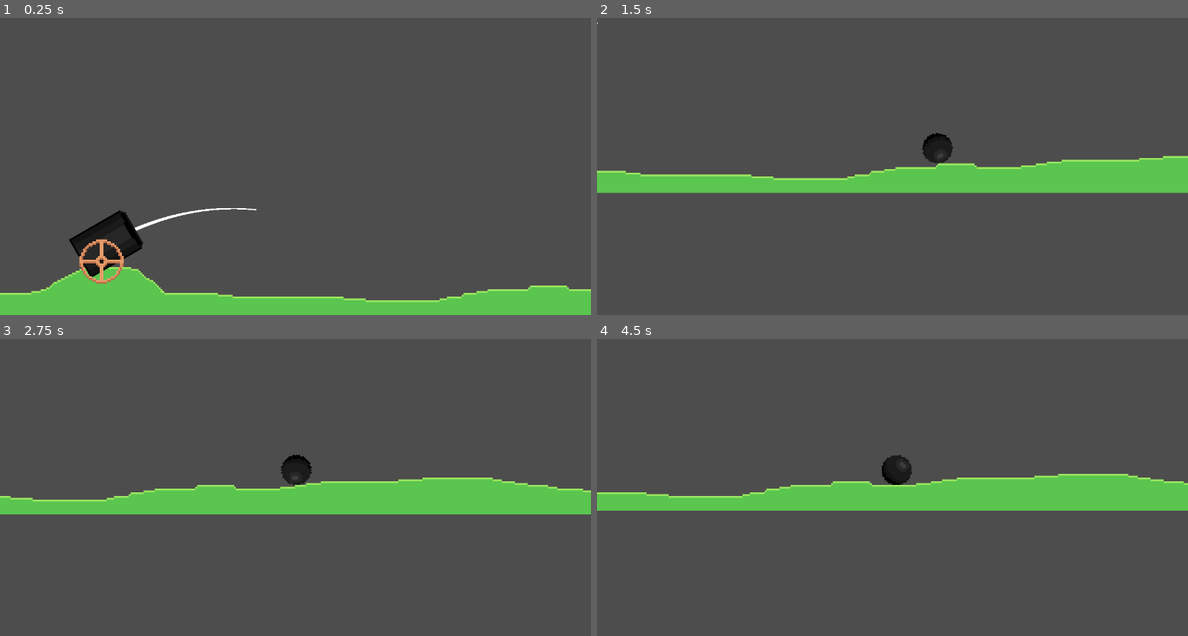
Above: before the commit, frames 1-4 (two rows, left to right).
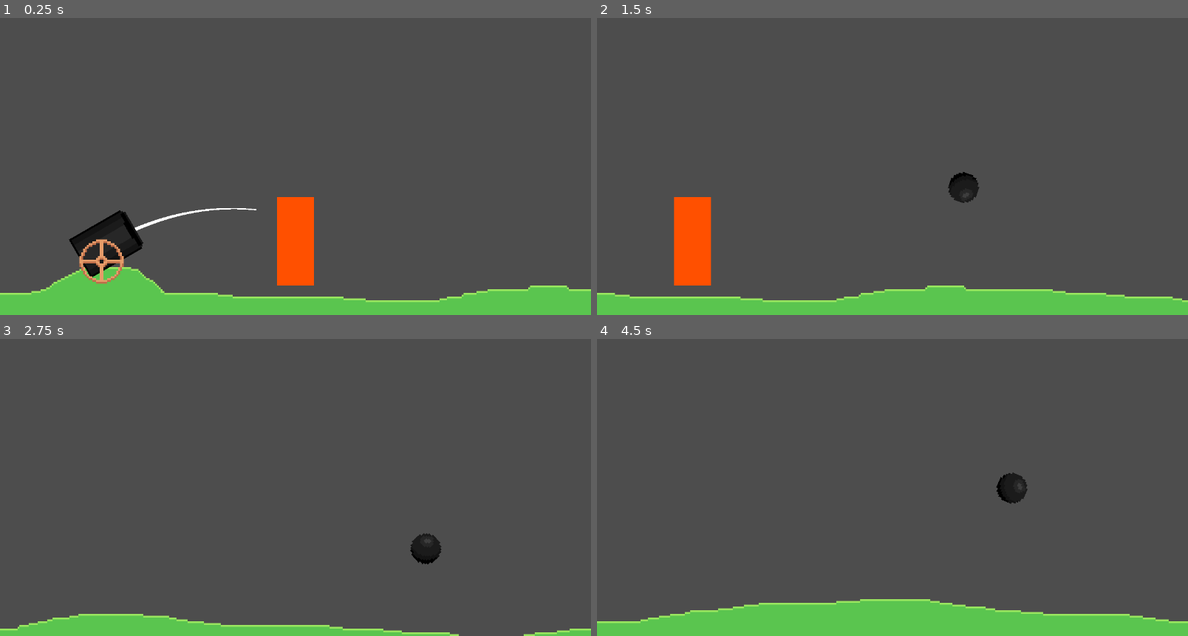
Above: after the commit, the same moments.

Repository: SpicyTime/Newtons-Shot
Game: Godot game, scene res://Main/main.tscn
The game is run twice, just before and just after one commit, with the same random seed, the same clock (stepped at 60 frames per second) and the same inputs.
Inputs:
- Up to frame 1 (0.25 s): no input
- Up to frame 2 (1.5 s): tap Enter at 0.5 s; hold D (rotate_right) 0.53-1.28 s; hold Space (bounce) 0.53-1.28 s; hold A (rotate_left) from 1.28 s (still down); tap Space (bounce) at 1.35 s
- Up to frame 3 (2.75 s): release A (rotate_left) at 2.03 s; hold D (rotate_right) from 2.03 s (still down); hold Space (bounce) from 2.03 s (still down)
- Up to frame 4 (4.5 s): release Space (bounce) at 2.78 s; tap Space (bounce) at 2.85, 4.35 s; release D (rotate_right) at 3.53 s; hold Space (bounce) 3.53-4.28 s; hold A (rotate_left) from 3.53 s (still down)

The runs differ from the first frame. In frame 1, 1.9% of the frame differs, in the area x 46-54%, y 60-91%; in frame 2, 18%; in frame 3, 13%; in frame 4, 18%, in the area x 0-100%, y 38-100%.

Commit message:
Added the system where you can bounce off of objects that have the BounceOffableComponent node

Diff:
--- /dev/null
+++ b/Bounce-Offables/bounce_offable_component.gd
@@ -0,0 +1,24 @@
+class_name BounceOffableComponent
+extends Node
+@export var bounce_force_x: float = 0
+@export var bounce_force_y: float = 0
+
+func _ready() -> void:
+	var parent: Node2D = get_parent()
+	if not parent is Area2D:
+		push_error("BounceOffableComponent does not have Area2D as parent")
+	parent = parent as Area2D
+	parent.body_entered.connect(_on_bounce_offable_area_body_entered)
+	parent.collision_layer = Constants.BOUNCE_OFFABLE_LAYER
+
+func apply_bounce_force(body: RigidBody2D) -> void:
+	body.apply_central_impulse(Vector2(bounce_force_x, bounce_force_y))
+
+
+func _on_bounce_offable_area_body_entered(body: Node2D) -> void:
+	print(body)
+	SignalBus.bounce_offable_entered.emit(get_parent())
+
+
+func _on_bounce_offable_area_body_exited(body: Node2D) -> void:
+	SignalBus.bounce_offable_exited.emit(get_parent())
--- /dev/null
+++ b/Bounce-Offables/bounce_offable_component.tscn
@@ -0,0 +1,6 @@
+[gd_scene load_steps=2 format=3 uid="uid://dmoy36umbajbg"]
+
+[ext_resource type="Script" uid="uid://bc0t7kbcs7owo" path="res://Bounce-Offables/bounce_offable_component.gd" id="1_mm85s"]
+
+[node name="BounceOffableComponent" type="Node"]
+script = ExtResource("1_mm85s")
--- /dev/null
+++ b/Bounce-Offables/tree.tscn
@@ -0,0 +1,21 @@
+[gd_scene load_steps=4 format=3 uid="uid://dcqqf4ghb2c21"]
+
+[ext_resource type="Script" uid="uid://bc0t7kbcs7owo" path="res://Bounce-Offables/bounce_offable_component.gd" id="1_ijw3e"]
+[ext_resource type="Texture2D" uid="uid://csu6m44fyvst3" path="res://Terrain System/Textures/Tree.png" id="1_y5fkr"]
+
+[sub_resource type="CapsuleShape2D" id="CapsuleShape2D_y5fkr"]
+height = 48.0
+
+[node name="Tree" type="Area2D"]
+
+[node name="Sprite2D" type="Sprite2D" parent="."]
+texture = ExtResource("1_y5fkr")
+
+[node name="CollisionShape2D" type="CollisionShape2D" parent="."]
+shape = SubResource("CapsuleShape2D_y5fkr")
+
+[node name="BounceOffableComponent" type="Node" parent="."]
+script = ExtResource("1_ijw3e")
+bounce_force_x = 150.0
+bounce_force_y = -475.0
+metadata/_custom_type_script = "uid://bc0t7kbcs7owo"
--- /dev/null
+++ b/Game/Autoloads/constants.gd
@@ -0,0 +1,6 @@
+extends Node
+
+const GROUND_LINE: int = 75
+const CANNON_X: int = -102
+const SPACE_LINE: int = 0
+const BOUNCE_OFFABLE_LAYER: int = 4
--- a/Game/Autoloads/signal_bus.gd
+++ b/Game/Autoloads/signal_bus.gd
@@ -3,3 +3,6 @@
 signal game_reset
 # Cannon
 signal cannon_fired(rotation: float, force: float)
+# Bounce-offables
+signal bounce_offable_entered
+signal bounce_offable_exited
--- a/Game/game.tscn
+++ b/Game/game.tscn
@@ -1,26 +1,29 @@
-[gd_scene load_steps=14 format=3 uid="uid://ccq6vwwjgxhu1"]
+[gd_scene load_steps=16 format=3 uid="uid://ccq6vwwjgxhu1"]
 
 [ext_resource type="Texture2D" uid="uid://b5imera2n8p7t" path="res://Game/Cannon/Cannon.png" id="1_1r4le"]
 [ext_resource type="Script" uid="uid://cqmb26ea2xdvj" path="res://Game/Cannon/cannon.gd" id="1_7raqb"]
 [ext_resource type="Script" uid="uid://clqkvk6q6fppx" path="res://Game/game.gd" id="1_buohc"]
 [ext_resource type="PackedScene" uid="uid://dbgk0ks74rlnx" path="res://Game/subpixel_camera.tscn" id="1_qmv3x"]
 [ext_resource type="Texture2D" uid="uid://ba1nur4ixrkb" path="res://Game/Cannon/Cannon-Wheel.png" id="2_7raqb"]
-[ext_resource type="PackedScene" uid="uid://die5xfxk6qwbs" path="res://Terrain System/Terrain Pieces/t_1.tscn" id="4_7gi1t"]
+[ext_resource type="PackedScene" uid="uid://oduioixsxmj2" path="res://Terrain System/Terrain Pieces/regular_terrain_piece_1.tscn" id="4_7gi1t"]
 [ext_resource type="PackedScene" uid="uid://c7osr3mdl1g5f" path="res://Player/player.tscn" id="4_jcm6v"]
-[ext_resource type="PackedScene" uid="uid://dj61hr4nslhch" path="res://Terrain System/Terrain Pieces/t_2.tscn" id="5_fsxsm"]
+[ext_resource type="PackedScene" uid="uid://b312mw6w43vs2" path="res://Terrain System/Terrain Pieces/regular_terrain_piece_2.tscn" id="5_fsxsm"]
 [ext_resource type="PackedScene" uid="uid://bngdqqkq0tpl5" path="res://Game/Cannon/trajectory_line.tscn" id="5_fwxkx"]
-[ext_resource type="PackedScene" uid="uid://qvop20hpx88n" path="res://Terrain System/Starting Piece/starting_terrain.tscn" id="6_glinl"]
+[ext_resource type="PackedScene" uid="uid://h4ep7ujaj1h6" path="res://Terrain System/Terrain Pieces/starting_terrain_piece.tscn" id="11_fsxsm"]
+[ext_resource type="PackedScene" uid="uid://dcqqf4ghb2c21" path="res://Bounce-Offables/tree.tscn" id="11_glinl"]
 
-[sub_resource type="TileSetScenesCollectionSource" id="TileSetScenesCollectionSource_72g0p"]
+[sub_resource type="TileSetScenesCollectionSource" id="TileSetScenesCollectionSource_glinl"]
 resource_name = "Ground"
-scenes/1/scene = ExtResource("4_7gi1t")
-scenes/2/scene = ExtResource("5_fsxsm")
-scenes/3/scene = ExtResource("6_glinl")
+scenes/1/scene = ExtResource("11_fsxsm")
+scenes/2/scene = ExtResource("4_7gi1t")
+scenes/3/scene = ExtResource("5_fsxsm")
 
-[sub_resource type="TileSet" id="TileSet_4lqr4"]
+[sub_resource type="TileSet" id="TileSet_72g0p"]
 tile_size = Vector2i(320, 32)
-terrain_set_0/mode = 0
-sources/0 = SubResource("TileSetScenesCollectionSource_72g0p")
+sources/0 = SubResource("TileSetScenesCollectionSource_glinl")
+
+[sub_resource type="TileSet" id="TileSet_33n3b"]
+tile_size = Vector2i(8, 8)
 
 [sub_resource type="Curve" id="Curve_fwxkx"]
 _data = [Vector2(0, 1), 0.0, 0.0, 0, 0, Vector2(1, 0.315175), 0.0, 0.0, 0, 0]
@@ -30,16 +33,27 @@
 script = ExtResource("1_buohc")
 
 [node name="SubpixelCamera" parent="." instance=ExtResource("1_qmv3x")]
+limit_left = -160
+limit_bottom = 90
 smoothing_enabled = true
+
+[node name="Terrain" type="Node2D" parent="."]
+
+[node name="FrontDecor" type="TileMapLayer" parent="Terrain"]
+
+[node name="Ground" type="TileMapLayer" parent="Terrain"]
+position = Vector2(-160, -6)
+tile_map_data = PackedByteArray(0, 0, 0, 0, 2, 0, 0, 0, 0, 0, 0, 0, 1, 0, 1, 0, 2, 0, 0, 0, 0, 0, 0, 0, 2, 0, 2, 0, 2, 0, 0, 0, 0, 0, 0, 0, 2, 0, 3, 0, 2, 0, 0, 0, 0, 0, 0, 0, 3, 0, 4, 0, 2, 0, 0, 0, 0, 0, 0, 0, 3, 0)
+tile_set = SubResource("TileSet_72g0p")
+
+[node name="BackDecor" type="TileMapLayer" parent="Terrain"]
+
+[node name="Bounceables" type="TileMapLayer" parent="Terrain"]
+tile_set = SubResource("TileSet_33n3b")
 
 [node name="Player" parent="." instance=ExtResource("4_jcm6v")]
 position = Vector2(-97, 50)
 gravity_scale = 1.0
-
-[node name="Terrain" type="TileMapLayer" parent="."]
-position = Vector2(-160, -6)
-tile_map_data = PackedByteArray(0, 0, 0, 0, 2, 0, 0, 0, 0, 0, 0, 0, 3, 0, 1, 0, 2, 0, 0, 0, 0, 0, 0, 0, 2, 0)
-tile_set = SubResource("TileSet_4lqr4")
 
 [node name="Cannon" type="Node2D" parent="."]
 position = Vector2(-102, 51)
@@ -57,3 +71,6 @@
 [node name="CannonWheelSprite" type="Sprite2D" parent="Cannon"]
 position = Vector2(-3, 10)
 texture = ExtResource("2_7raqb")
+
+[node name="Tree" parent="." instance=ExtResource("11_glinl")]
+position = Vector2(0, 50)
--- a/Game/subpixel_camera.gd
+++ b/Game/subpixel_camera.gd
@@ -19,8 +19,8 @@
 
 func _process(_delta: float) -> void:
 	if snap_to_pixels:
-		var snapped: Vector2 = (global_position * pixels_per_unit).round()
-		global_position = snapped
+		var snapped_pos: Vector2 = (global_position * pixels_per_unit).round()
+		global_position = snapped_pos
 
 
 func follow_node(node: Node2D, cam_offset: Vector2 = Vector2.ZERO, should_lerp: bool = false) -> void:
@@ -70,5 +70,5 @@
 	cancel_follow = true
 
 
-func _on_cannon_fired(rotation: float, force: float) -> void:
+func _on_cannon_fired(_rotation: float, _force: float) -> void:
 	cancel_follow = false
--- a/Main/main.tscn
+++ b/Main/main.tscn
@@ -1,7 +1,11 @@
-[gd_scene load_steps=2 format=3 uid="uid://bd4ns4xq3883k"]
+[gd_scene load_steps=3 format=3 uid="uid://bd4ns4xq3883k"]
 
 [ext_resource type="PackedScene" uid="uid://ccq6vwwjgxhu1" path="res://Game/game.tscn" id="1_yh5la"]
+[ext_resource type="Script" uid="uid://bpo2sn6xldbch" path="res://Main/ui_manager.gd" id="2_2w1kt"]
 
 [node name="Main" type="Node"]
 
 [node name="Game" parent="." instance=ExtResource("1_yh5la")]
+
+[node name="UIManager" type="Node" parent="."]
+script = ExtResource("2_2w1kt")
--- /dev/null
+++ b/Main/ui_manager.gd
@@ -0,0 +1 @@
+extends Node
--- a/Player/player.gd
+++ b/Player/player.gd
@@ -1,10 +1,30 @@
+class_name Player
 extends RigidBody2D
 var is_in_cannon: bool = true
 var original_position: Vector2 = Vector2.ZERO
-var reset_pending: bool = false
+var distance_traveled: int = 0
+var max_height: int = -INF
+var current_bounce_offables_entered: Array[Area2D] = []
+
+func _unhandled_input(event: InputEvent) -> void:
+	if event is InputEventKey:
+		if event.is_action_pressed("bounce") and current_bounce_offables_entered.size() != 0:
+			var bounce_offable_component: BounceOffableComponent =  current_bounce_offables_entered[0].find_child("BounceOffableComponent")
+			bounce_offable_component.apply_bounce_force(self)
+
 func _ready() -> void:
 	original_position = global_position
 	SignalBus.cannon_fired.connect(_on_cannon_fired)
+	SignalBus.bounce_offable_entered.connect(_on_bounce_offable_entered)
+	SignalBus.bounce_offable_exited.connect(_on_bounce_offable_exited)
+
+
+func _process(_delta: float) -> void:
+	var height = _calc_height()
+	var _distance = _calc_distance()
+
+	if height > max_height:
+		max_height = height
 
 
 func apply_cannon_force(direction: Vector2, force: float):
@@ -22,9 +42,22 @@
 	is_in_cannon = true
 
 
+func _calc_height() -> int:
+	return int(global_position.x - Constants.GROUND_LINE) * 10
 
+
+func _calc_distance() -> int:
+	return int(global_position.x + abs(Constants.CANNON_X)) * 10
 
 
 func _on_cannon_fired(cannon_rotation: float, force: float) -> void:
 	var shot_direction = Vector2(cos(cannon_rotation), sin(cannon_rotation) )
 	apply_cannon_force(shot_direction, force)
+
+
+func _on_bounce_offable_entered(area: Area2D):
+	current_bounce_offables_entered.append(area)
+	print("BounceOffable Entered")
+
+func _on_bounce_offable_exited(area: Area2D):
+	current_bounce_offables_entered.erase(area)
--- /dev/null
+++ b/Terrain System/Terrain Pieces/regular_terrain_piece_1.tscn
@@ -0,0 +1,11 @@
+[gd_scene load_steps=2 format=3 uid="uid://oduioixsxmj2"]
+
+[ext_resource type="Texture2D" uid="uid://csiw7ch6318xu" path="res://Terrain System/Textures/GroundPiece1.png" id="1_ypkoi"]
+
+[node name="RegularTerrainPiece1" type="StaticBody2D"]
+
+[node name="Sprite2D" type="Sprite2D" parent="."]
+texture = ExtResource("1_ypkoi")
+
+[node name="CollisionPolygon2D" type="CollisionPolygon2D" parent="."]
+polygon = PackedVector2Array(59, -4, 59, -3, 54, -3, 54, -2, 45, -2, 45, -1, 42, -1, 42, 0, 37, 0, 37, 1, 32, 1, 32, 2, 27, 2, 27, 3, 26, 3, 26, 4, 5, 4, 5, 5, -2, 5, -2, 6, -14, 6, -14, 7, -20, 7, -20, 8, -55, 8, -55, 7, -60, 7, -60, 6, -86, 6, -86, 5, -96, 5, -96, 4, -118, 4, -118, 3, -125, 3, -125, 2, -160, 2, -160, 16, 160, 16, 160, 2, 136, 2, 136, 1, 127, 1, 127, 0, 118, 0, 118, -1, 112, -1, 112, -2, 108, -2, 108, -3, 94, -3, 94, -4)
--- /dev/null
+++ b/Terrain System/Terrain Pieces/regular_terrain_piece_2.tscn
@@ -0,0 +1,11 @@
+[gd_scene load_steps=2 format=3 uid="uid://b312mw6w43vs2"]
+
+[ext_resource type="Texture2D" uid="uid://dvfu8mbtfwxuc" path="res://Terrain System/Textures/GroundPiece2.png" id="1_0en2v"]
+
+[node name="RegularTerrainPiece2" type="StaticBody2D"]
+
+[node name="Sprite2D" type="Sprite2D" parent="."]
+texture = ExtResource("1_0en2v")
+
+[node name="CollisionPolygon2D" type="CollisionPolygon2D" parent="."]
+polygon = PackedVector2Array(-71, -4, -71, -3, -84, -3, -84, -2, -126, -2, -126, -1, -134, -1, -134, 0, -140, 0, -140, 1, -148, 1, -148, 2, -160, 2, -160, 16, 160, 16, 160, 2, 157, 2, 157, 3, 154, 3, 154, 4, 146, 4, 146, 5, 140, 5, 140, 6, 134, 6, 134, 7, 130, 7, 130, 8, 96, 8, 96, 7, 89, 7, 89, 6, 82, 6, 82, 5, 75, 5, 75, 4, 28, 4, 28, 3, 16, 3, 16, 2, 2, 2, 2, 1, -3, 1, -3, 0, -14, 0, -14, -1, -21, -1, -21, -2, -28, -2, -28, -3, -33, -3, -33, -4)
--- a/Terrain System/Starting Piece/starting_terrain.tscn
+++ b/Terrain System/Terrain Pieces/starting_terrain_piece.tscn
@@ -1,12 +1,11 @@
-[gd_scene load_steps=3 format=3 uid="uid://qvop20hpx88n"]
+[gd_scene load_steps=2 format=3 uid="uid://h4ep7ujaj1h6"]
 
-[ext_resource type="PackedScene" uid="uid://bregov0ink04c" path="res://Terrain System/base_terrain_piece.tscn" id="1_tqah3"]
-[ext_resource type="Texture2D" uid="uid://80eqjpgwwlp8" path="res://Terrain System/Starting Piece/StartingGroundPiece.png" id="2_st16e"]
+[ext_resource type="Texture2D" uid="uid://80eqjpgwwlp8" path="res://Terrain System/Textures/StartingGroundPiece.png" id="1_tbvjd"]
 
-[node name="StartingTerrain" instance=ExtResource("1_tqah3")]
+[node name="StartingTerrainPiece" type="StaticBody2D"]
 
-[node name="Sprite2D" parent="." index="0"]
-texture = ExtResource("2_st16e")
+[node name="Sprite2D" type="Sprite2D" parent="."]
+texture = ExtResource("1_tbvjd")
 
-[node name="CollisionPolygon2D" type="CollisionPolygon2D" parent="." index="1"]
+[node name="CollisionPolygon2D" type="CollisionPolygon2D" parent="."]
 polygon = PackedVector2Array(-115, -10, -115, -9, -117, -9, -117, -8, -119, -8, -119, -7, -121, -7, -121, -6, -123, -6, …(671 unchanged characters)…
--- a/Terrain System/Terrain Pieces/t_1.tscn
+++ /dev/null
@@ -1,12 +0,0 @@
-[gd_scene load_steps=3 format=3 uid="uid://die5xfxk6qwbs"]
-
-[ext_resource type="PackedScene" uid="uid://bregov0ink04c" path="res://Terrain System/base_terrain_piece.tscn" id="1_ol6mo"]
-[ext_resource type="Texture2D" uid="uid://csiw7ch6318xu" path="res://Terrain System/Textures/GroundPiece1.png" id="2_avcik"]
-
-[node name="T1" instance=ExtResource("1_ol6mo")]
-
-[node name="Sprite2D" parent="." index="0"]
-texture = ExtResource("2_avcik")
-
-[node name="CollisionPolygon2D" type="CollisionPolygon2D" parent="." index="1"]
-polygon = PackedVector2Array(59, -4, 59, -3, 54, -3, 54, -2, 45, -2, 45, -1, 42, -1, 42, 0, 37, 0, 37, 1, 32, 1, 32, 2, 27, 2, 27, 3, 26, 3, 26, 4, 5, 4, 5, 5, -2, 5, -2, 6, -14, 6, -14, 7, -20, 7, -20, 8, -55, 8, -55, 7, -60, 7, -60, 6, -86, 6, -86, 5, -96, 5, -96, 4, -118, 4, -118, 3, -125, 3, -125, 2, -160, 2, -160, 16, 160, 16, 160, 2, 136, 2, 136, 1, 127, 1, 127, 0, 118, 0, 118, -1, 112, -1, 112, -2, 108, -2, 108, -3, 94, -3, 94, -4)
--- a/Terrain System/Terrain Pieces/t_2.tscn
+++ /dev/null
@@ -1,12 +0,0 @@
-[gd_scene load_steps=3 format=3 uid="uid://dj61hr4nslhch"]
-
-[ext_resource type="PackedScene" uid="uid://bregov0ink04c" path="res://Terrain System/base_terrain_piece.tscn" id="1_y6yqd"]
-[ext_resource type="Texture2D" uid="uid://dvfu8mbtfwxuc" path="res://Terrain System/Textures/GroundPiece2.png" id="2_lqybi"]
-
-[node name="T2" instance=ExtResource("1_y6yqd")]
-
-[node name="Sprite2D" parent="." index="0"]
-texture = ExtResource("2_lqybi")
-
-[node name="CollisionPolygon2D" type="CollisionPolygon2D" parent="." index="1"]
-polygon = PackedVector2Array(-71, -4, -71, -3, -84, -3, -84, -2, -126, -2, -126, -1, -134, -1, -134, 0, -140, 0, -140, 1, -148, 1, -148, 2, -160, 2, -160, 16, 160, 16, 160, 2, 157, 2, 157, 3, 154, 3, 154, 4, 146, 4, 146, 5, 140, 5, 140, 6, 134, 6, 134, 7, 130, 7, 130, 8, 96, 8, 96, 7, 89, 7, 89, 6, 82, 6, 82, 5, 75, 5, 75, 4, 28, 4, 28, 3, 16, 3, 16, 2, 2, 2, 2, 1, -3, 1, -3, 0, -14, 0, -14, -1, -21, -1, -21, -2, -28, -2, -28, -3, -33, -3, -33, -4)
--- a/Terrain System/base_terrain_piece.tscn
+++ /dev/null
@@ -1,5 +0,0 @@
-[gd_scene format=3 uid="uid://bregov0ink04c"]
-
-[node name="BaseTerrainPiece" type="StaticBody2D"]
-
-[node name="Sprite2D" type="Sprite2D" parent="."]
--- a/project.godot
+++ b/project.godot
@@ -18,6 +18,7 @@
 [autoload]
 
 SignalBus="*res://Game/Autoloads/signal_bus.gd"
+Constants="*res://Game/Autoloads/constants.gd"
 
 [debug]
 
Renamed: Terrain System/Starting Piece/StartingGroundPiece.png -> Terrain System/Textures/StartingGroundPiece.png
Not shown, changed: Terrain System/Textures/StartingGroundPiece.png.import
Binary file added: Terrain System/Textures/Tree.png
Not shown, added: Terrain System/Textures/Tree.png.import
